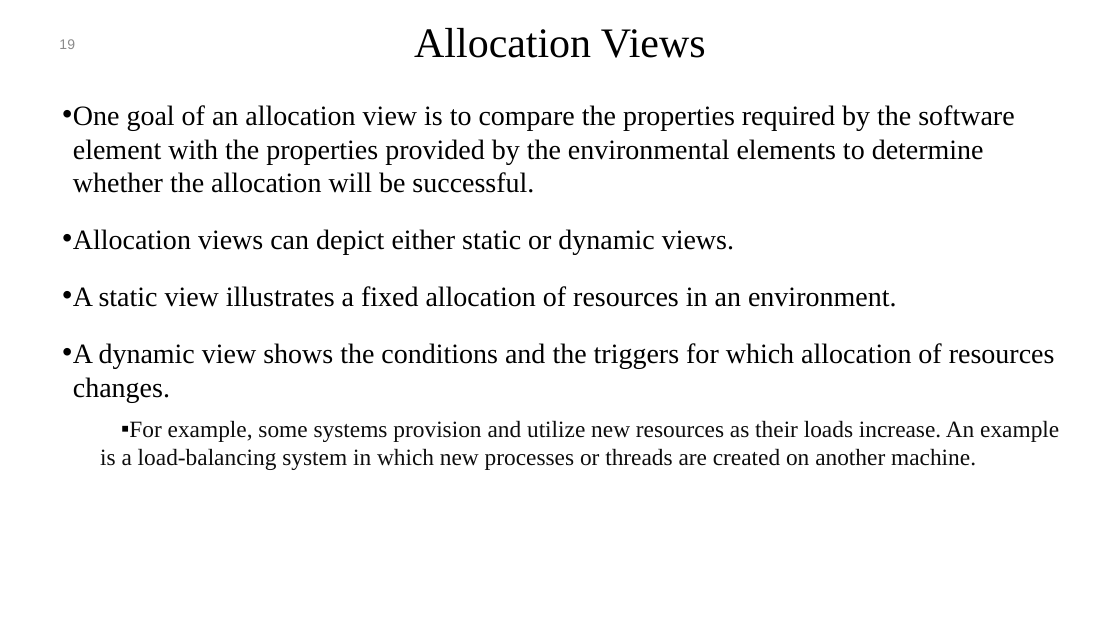
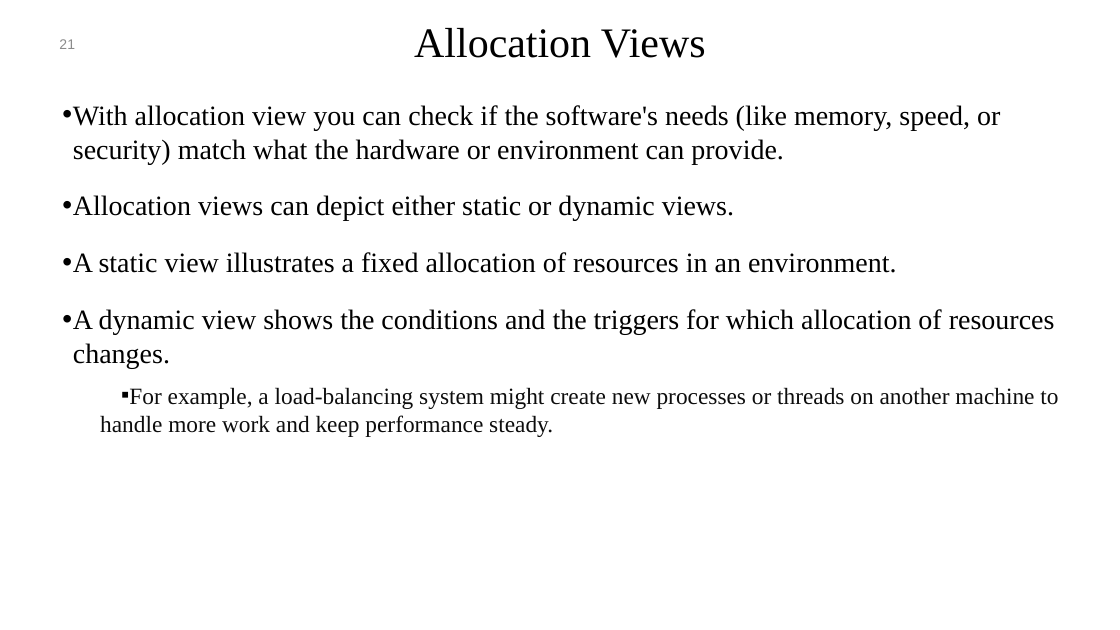
Before and after one commit to mohamad-khorsandi/slides-of-software-architecture-in-practice-4th-ed, a slide deck: slide 21 of chapter 22.pptx (slide 19 before the commit). Drawn at 1120x630 pixels with LibreOffice and Linux fonts; fonts in the diff are those of the drawing; background and template pictures are left out. Boxes give left, top, right and bottom in pixels: in the first picture for what was removed or moved away, otherwise in the second. Text is boxed around its words. In the diff, an @@ line names an element or a change of style, - is before the commit and + after.

```diff
--- a/chapter 22.pptx
+++ b/chapter 22.pptx
@@ page number at (x1=59, y1=39, x2=75, y2=49): text changed @@
-19
+21
@@ text at (x1=73, y1=105, x2=1000, y2=164): text changed @@
-• One goal of an allocation view is to compare the properties required by the software element with the properties provided by the environmental elements to determine whether the allocation will be successful.
+• With allocation view you can check if the software's needs (like memory, speed, or security) match what the hardware or environment can provide.
@@ text at (x1=100, y1=387, x2=1058, y2=437): text changed @@
-  ▪ For example, some systems provision and utilize new resources as their loads increase. An example is a load-balancing system in which new processes or threads are created on another machine.
+  ▪ For example, a load-balancing system might create new processes or threads on another machine to handle more work and keep performance steady.
```
Also in this commit, not shown: 17 other slides changed, 3 slides added, 7 other files.
